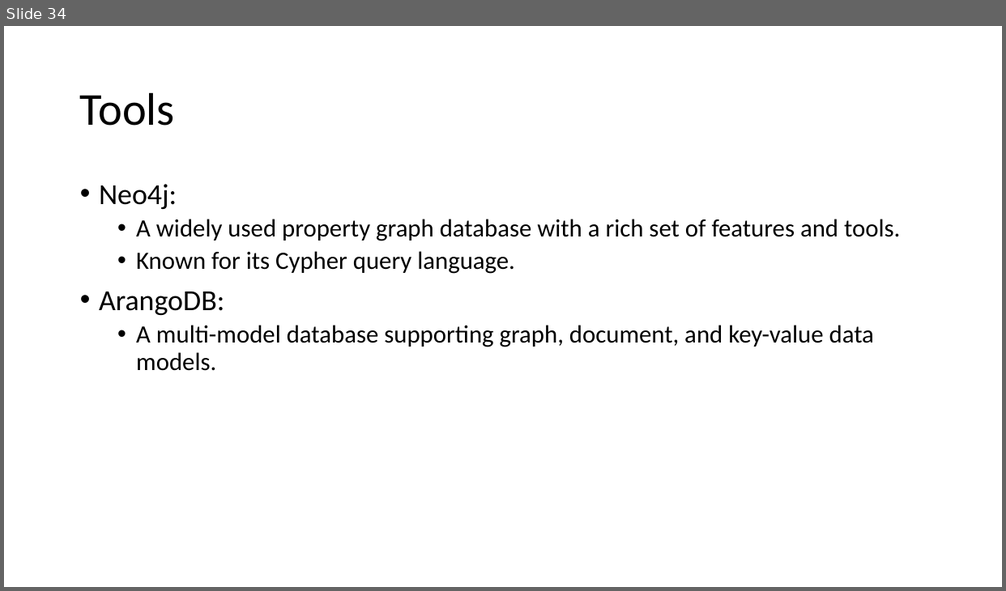
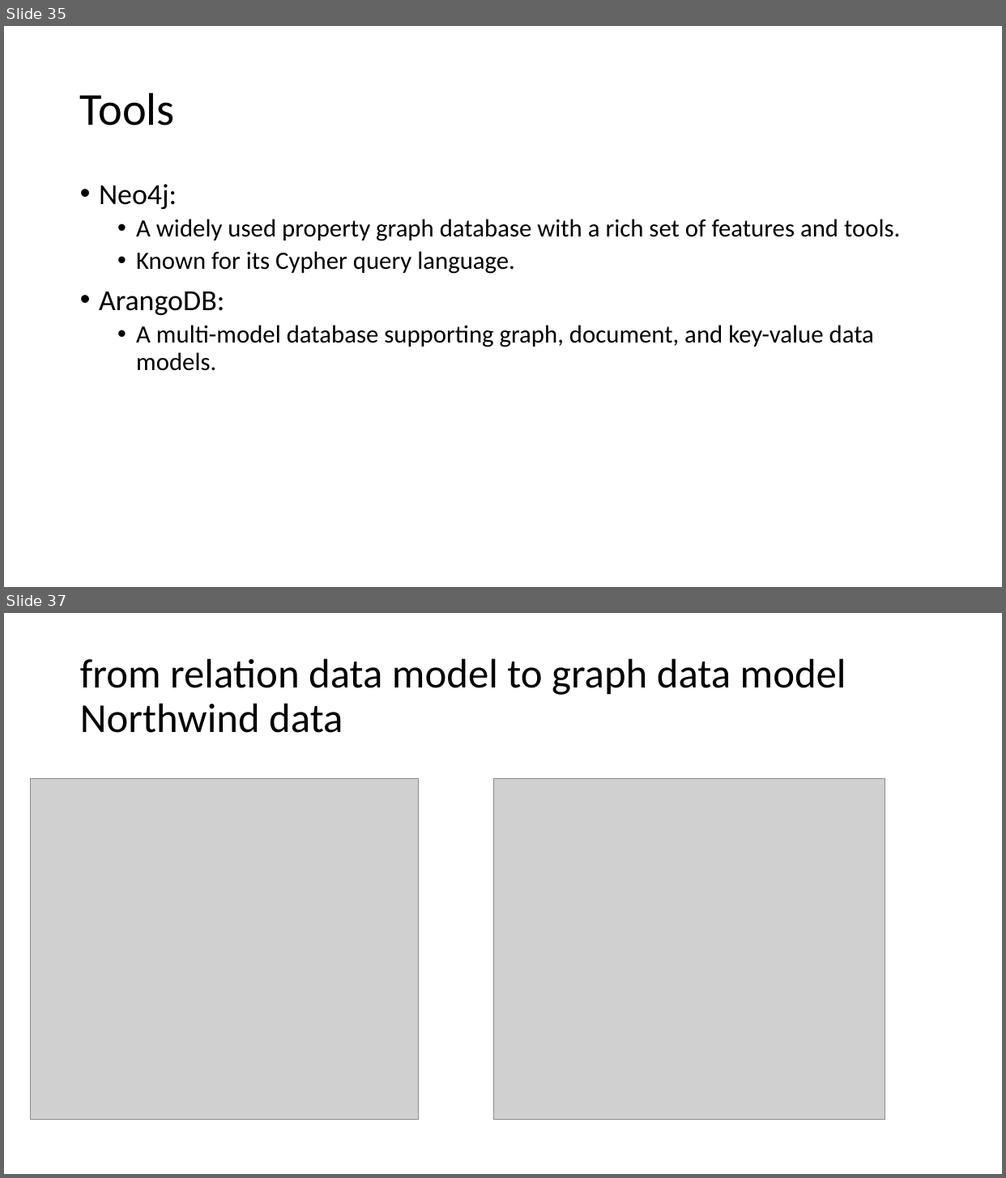
Before and after one commit to motazsaad/Exploratory-Analysis-of-Big-Data, a slide deck: PPT slides/02 EDABDC - Data Models - part 2.pptx. Shown one above the other, each under a label of ours: slide 34 before the commit, slides 35 and 37 after it; the slides between them are not shown. The pictures are 1006x591 and 1006x1178 pixels, drawn with LibreOffice and Linux fonts; fonts in the diff are those of the drawing; grey boxes stand for pictures. Boxes give left, top, right and bottom in pixels: in the first picture for what was removed or moved away, otherwise in the second. Text is boxed around its words. In the diff, an @@ line names an element or a change of style, - is before the commit and + after.

```diff
--- a/PPT slides/02 EDABDC - Data Models - part 2.pptx
+++ b/PPT slides/02 EDABDC - Data Models - part 2.pptx
@@ slide 37 added at <box>4,613,1002,1174</box>, background #FFFFFF @@
@@ title added at <box>80,658,846,733</box>, 39.6 pt, text #000000 @@
+from relation data model to graph data model
+Northwind data
@@ picture added at <box>30,778,419,1121</box> @@
@@ picture added at <box>493,778,885,1120</box> @@
@@ what was slide 34 is now slide 35 @@
```
Also in this commit, not shown: 1 slide changed, 2 other slides added, 2 other files.
